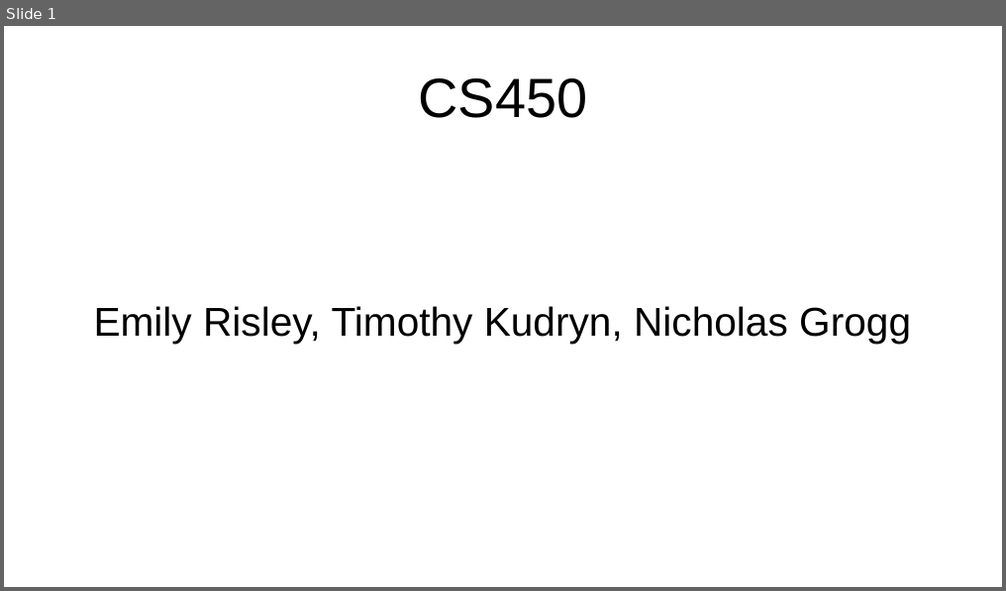
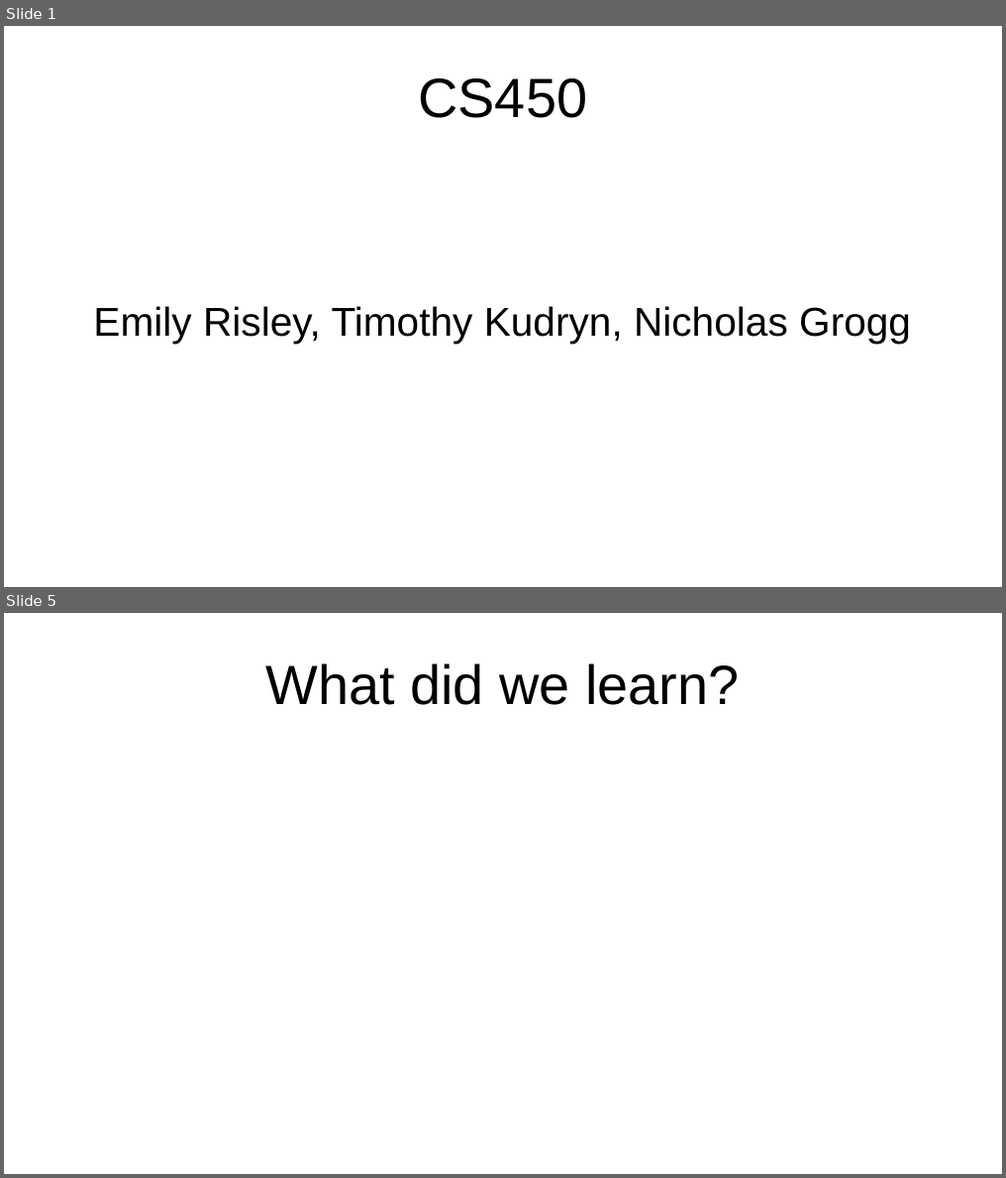
Before and after one commit to tkudryn/cs450-final, a slide deck: final/presentation.pptx. Shown one above the other, each under a label of ours: slide 1 before the commit, slides 1 and 5 after it; the slides between them are not shown. The pictures are 1006x591 and 1006x1178 pixels, drawn with LibreOffice and Linux fonts; fonts in the diff are those of the drawing. Boxes give left, top, right and bottom in pixels: in the first picture for what was removed or moved away, otherwise in the second. Text is boxed around its words. In the diff, an @@ line names an element or a change of style, - is before the commit and + after.

```diff
--- a/final/presentation.pptx
+++ b/final/presentation.pptx
@@ slide 5 added at bbox=[4, 613, 1002, 1174], background #FFFFFF @@
@@ text added at bbox=[266, 663, 739, 705], 44 pt, text #000000 @@
+What did we learn?
```
Also in this commit, not shown: 10 other slides added.
